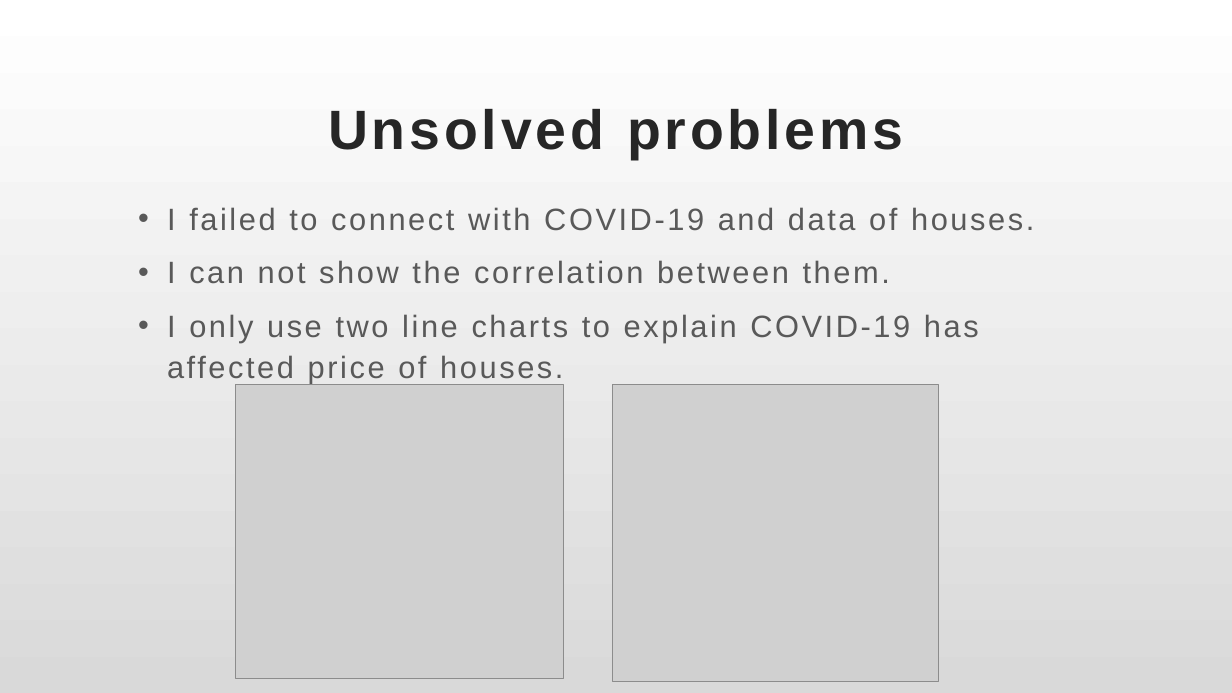
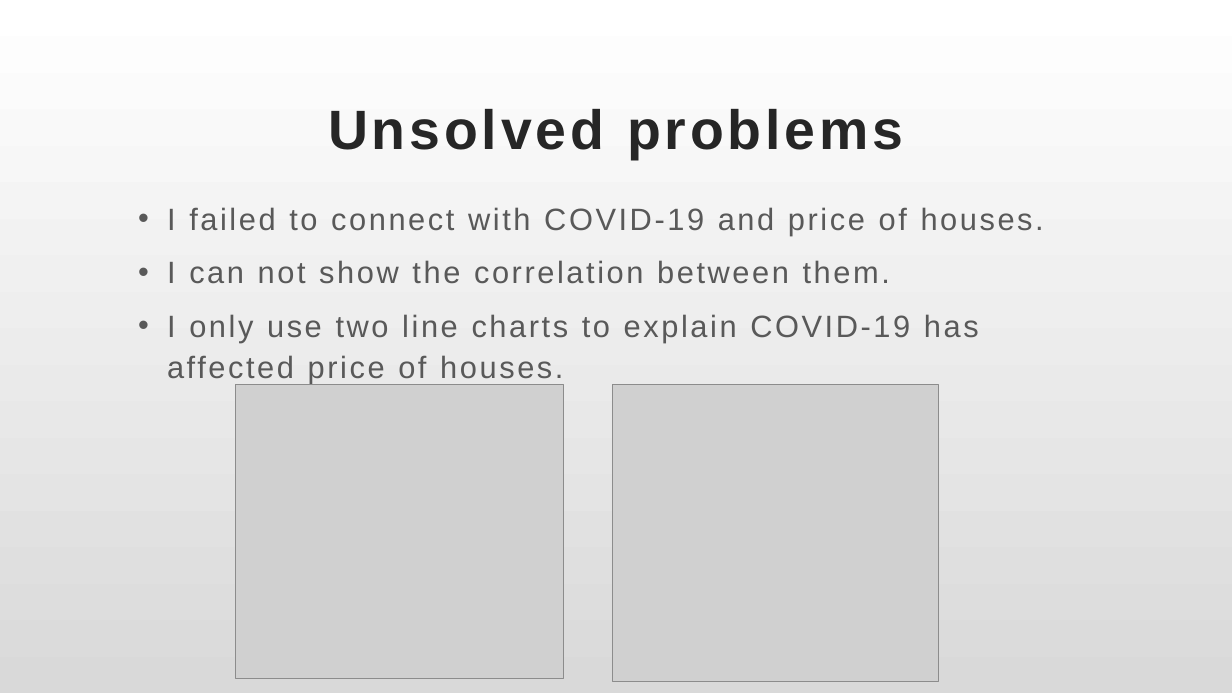
Before and after one commit to Yuehao-Wang/AIM-5001, a slide deck: slide 17 of Y_Wang_Final_Project_Presentation.pptx. Drawn at 1232x693 pixels with LibreOffice and Linux fonts; fonts in the diff are those of the drawing; grey boxes stand for pictures. Boxes give left, top, right and bottom in pixels: in the first picture for what was removed or moved away, otherwise in the second. Text is boxed around its words. In the diff, an @@ line names an element or a change of style, - is before the commit and + after.

```diff
--- a/Y_Wang_Final_Project_Presentation.pptx
+++ b/Y_Wang_Final_Project_Presentation.pptx
@@ subtitle at (167, 207, 1044, 236): text changed @@
-• I failed to connect with COVID-19 and data of houses.
+• I failed to connect with COVID-19 and price of houses.
```
Also in this commit, not shown: 3 other slides changed.
